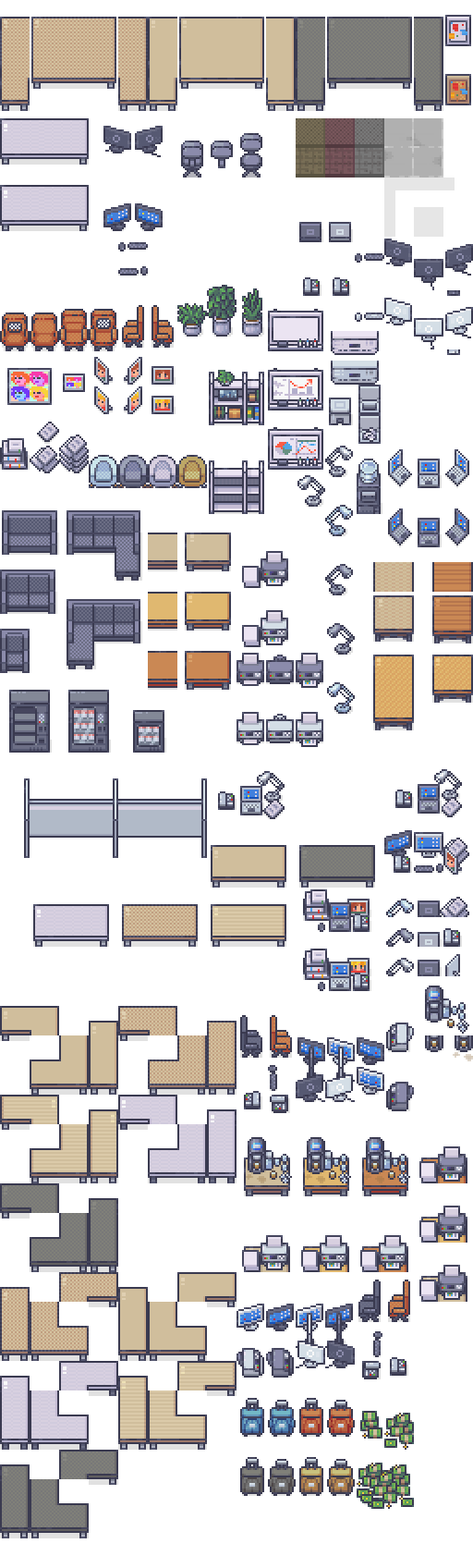
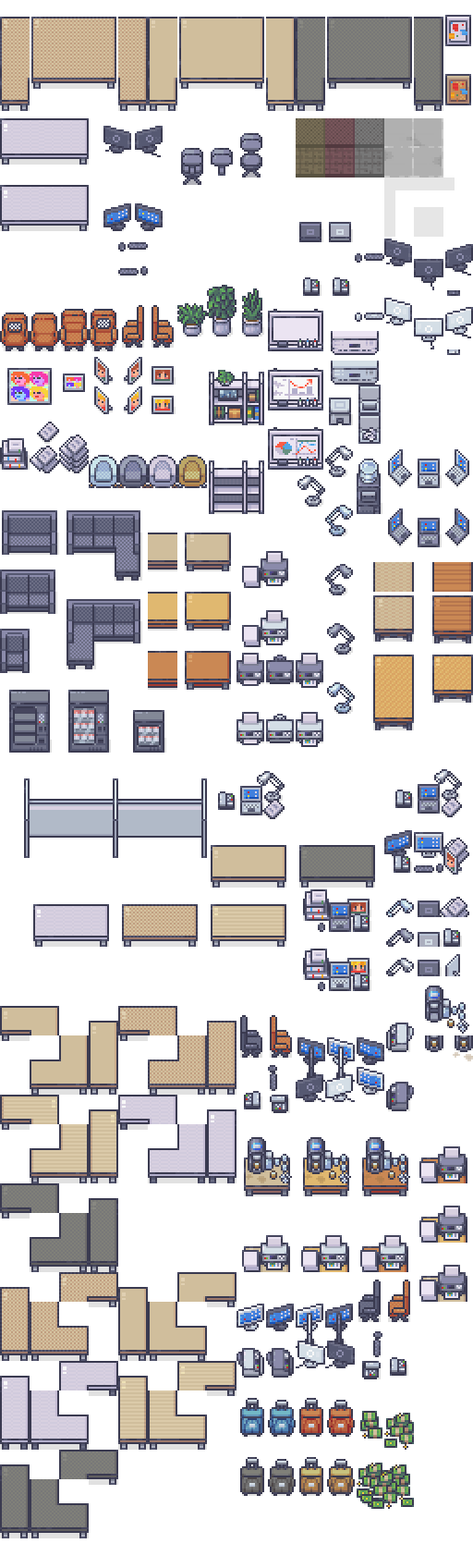
Comparing the layer stacks of the two (473, 1568) images. Changes:
painted on "LimeZu_MO.png" over 181, 140, 233, 185
